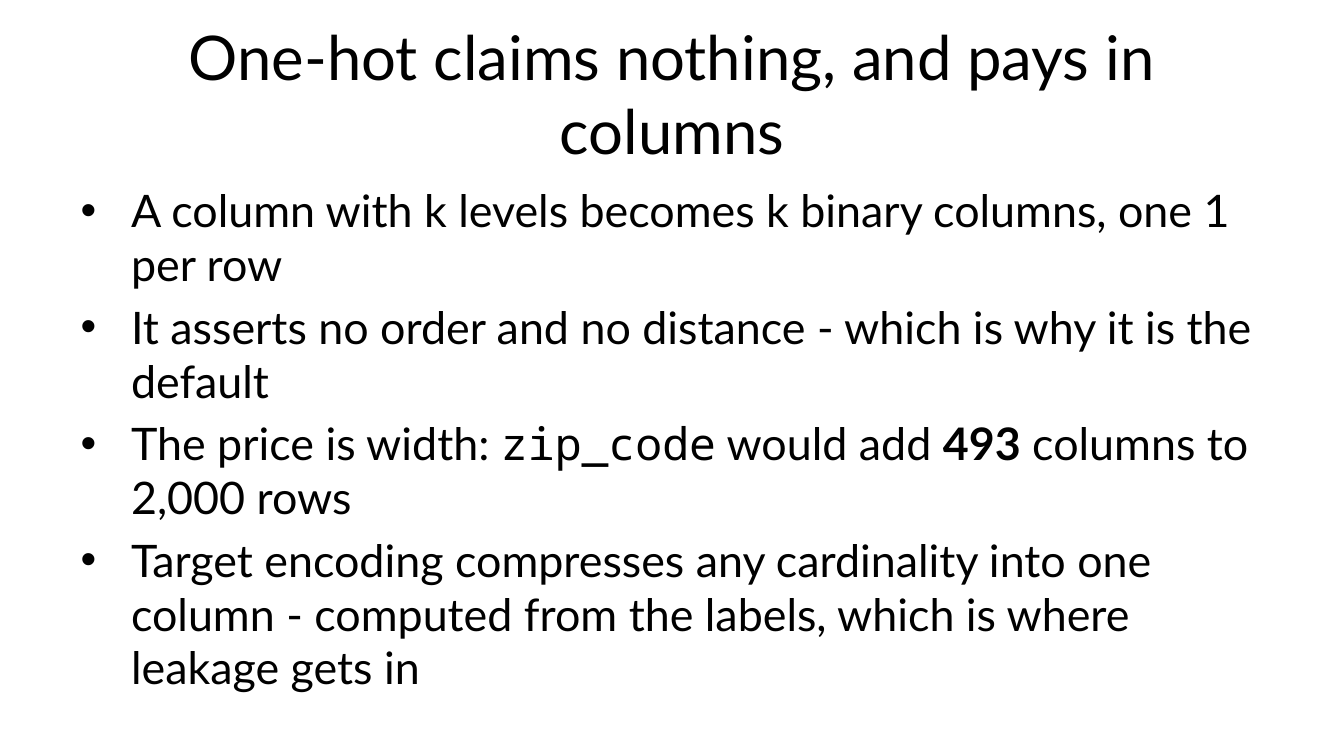
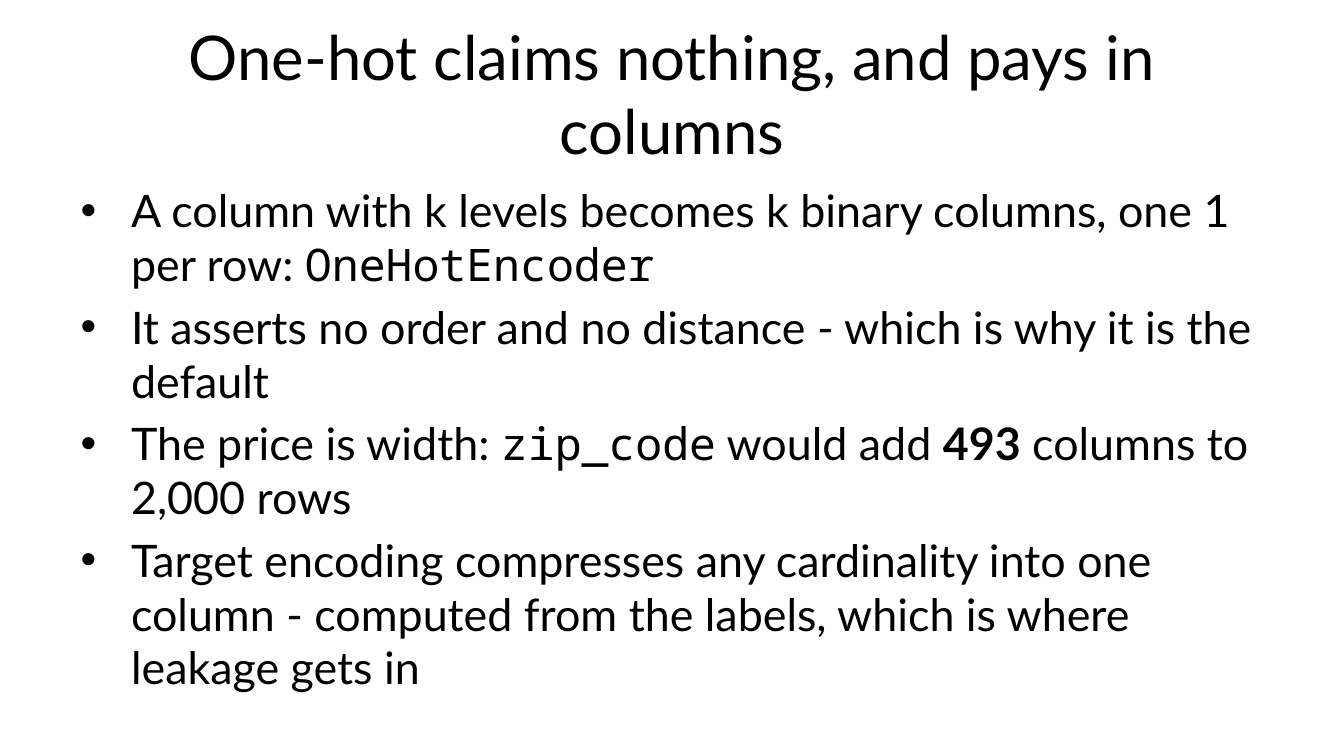
Before and after one commit to fabioantonini/technologies-for-artificial-intelligence, a slide deck: slide 31 of Lessons/02_data_exploration_and_preparation/Slides/data_exploration_and_preparation_slides.pptx. Drawn at 1344x756 pixels with LibreOffice and Linux fonts; fonts in the diff are those of the drawing; background and template pictures are left out. Boxes give left, top, right and bottom in pixels: in the first picture for what was removed or moved away, otherwise in the second. Text is boxed around its words. In the diff, an @@ line names an element or a change of style, - is before the commit and + after.

```diff
--- a/Lessons/02_data_exploration_and_preparation/Slides/data_exploration_and_preparation_slides.pptx
+++ b/Lessons/02_data_exploration_and_preparation/Slides/data_exploration_and_preparation_slides.pptx
@@ text at <box>131,194,1230,289</box>: text changed @@
-• A column with k levels becomes k binary columns, one 1 per row
+• A column with k levels becomes k binary columns, one 1 per row: OneHotEncoder
```
Also in this commit, not shown: 5 other slides changed, 2 slides added, 2 slides removed, 2 other files.
